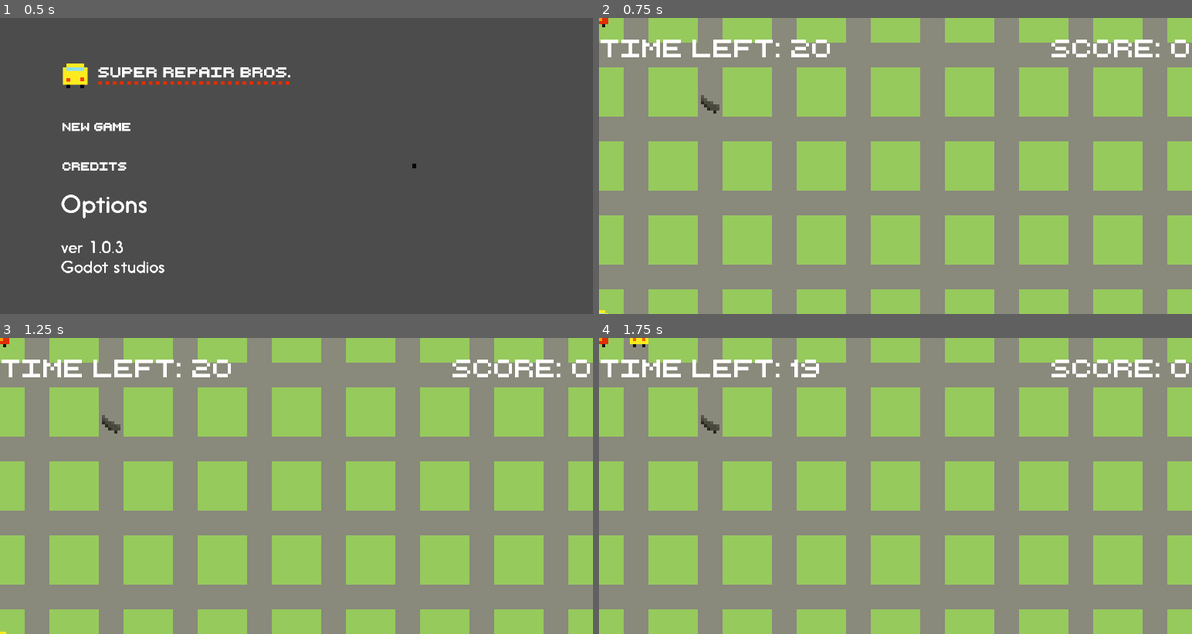
Above: before the commit, frames 1-4 (two rows, left to right).
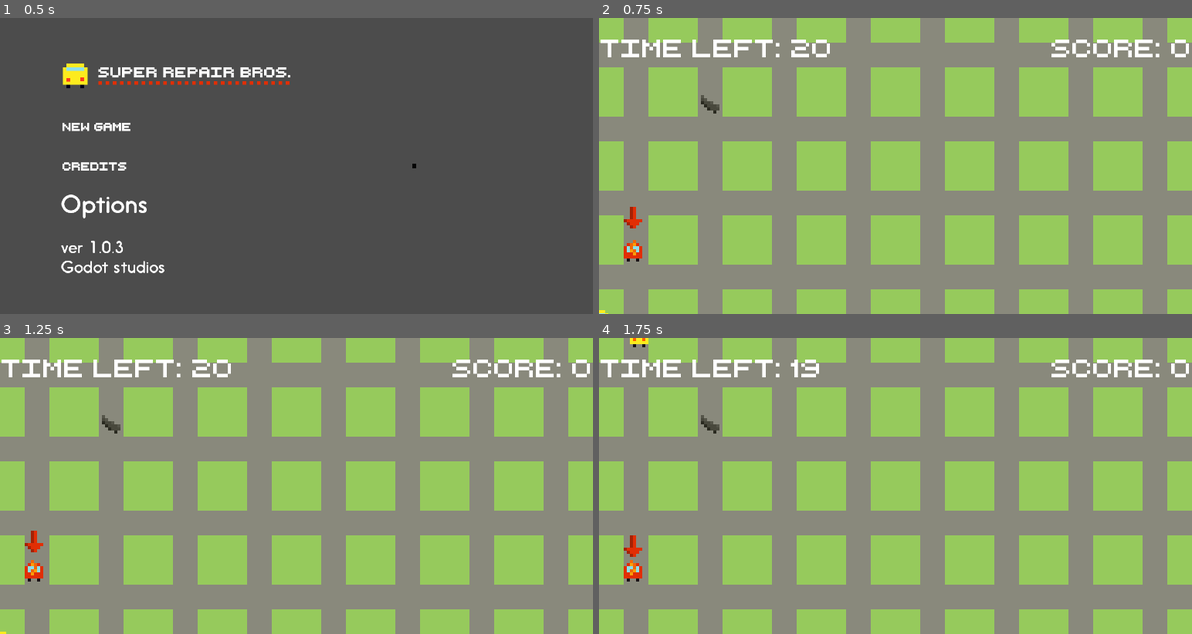
Above: after the commit, the same moments.

Repository: super-repair-bros/super-repair-bros
Game: Godot game, scene res://Scenes/TitleScreen/TitleScreen.tscn
The game is run twice, just before and just after one commit, with the same random seed, the same clock (stepped at 60 frames per second) and the same inputs.
Inputs (mouse positions are in pixels of both pictures, inside the frame that each line leads up to):
- Up to frame 1 (0.5 s): no input
- Up to frame 2 (0.75 s): click (776, 127) at 0.5 s
- Up to frame 3 (1.25 s): no input
- Up to frame 4 (1.75 s): hold D (right) from 1.28 s (still down)

Frame 1 is identical in both runs. In frame 2, 0.3% of the frame differs, in the area x 0-8%, y 0-83%; in frame 3, 0.3%; in frame 4, 0.3%.
Error before the commit: Parse Error: Unexpected indentation. (res://Scenes/Wrack/Wrack.gd:35)

Commit message:
merge issue

Diff:
--- a/Scenes/Wrack/Wrack.gd
+++ b/Scenes/Wrack/Wrack.gd
@@ -27,11 +27,6 @@
 		position.y = posy
 		# Check for collision
 		placed = true
-
-
-func _on_Area2D_body_entered(body):
-	emit_signal("is_repaired")
-
 		var query = Physics2DShapeQueryParameters.new()
 
 		if spaceState.intersect_point(upperright) and spaceState.intersect_point(upperleft) and spaceState.intersect_point(lowerright) and spaceState.intersect_point(lowerleft):
@@ -44,3 +39,6 @@
 			print("lowerright: " + str(spaceState.intersect_point(lowerright)))
 			print("lowerleft: " + str(spaceState.intersect_point(lowerleft)))
 			placed = true
+
+func _on_Area2D_body_entered(body):
+	emit_signal("is_repaired")
